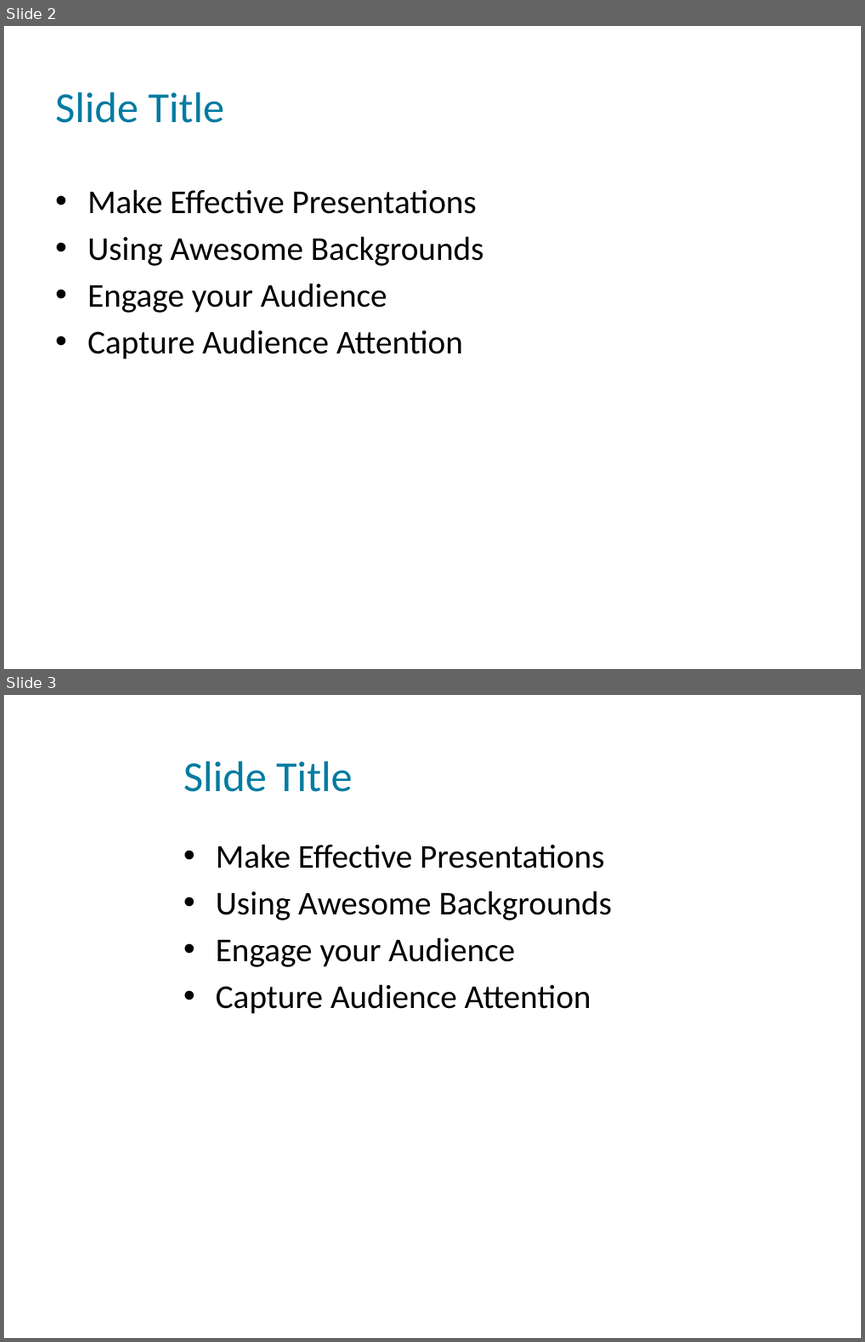
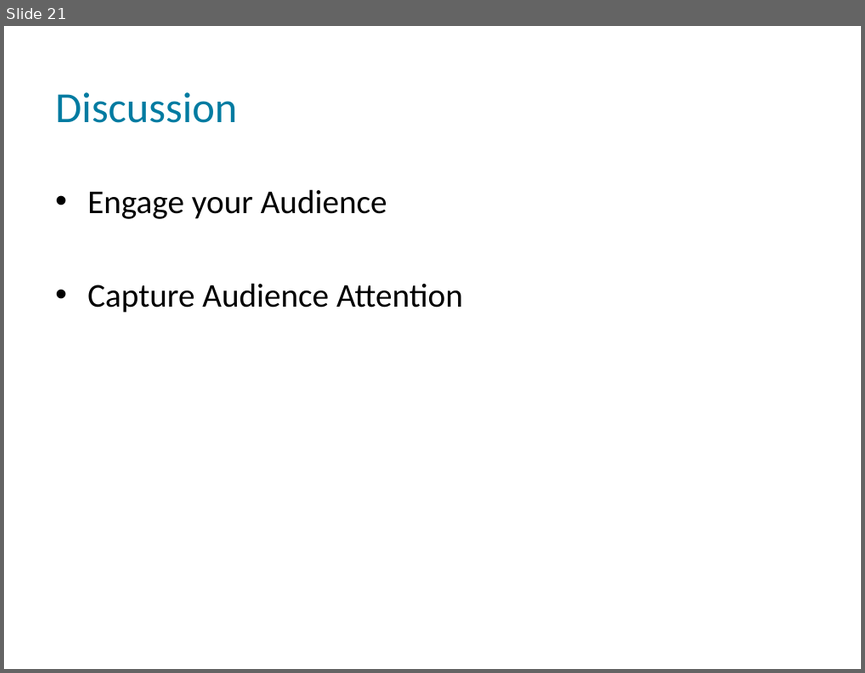
Before and after one commit to QuocVoong/R-Study-Lists, a slide deck: Medicine/5855_stethoscope_ppt/5855.pptx. Shown one above the other, each under a label of ours: slides 2 and 3 before the commit, slide 21 after it. The pictures are 865x1342 and 865x673 pixels, drawn with LibreOffice and Linux fonts; fonts in the diff are those of the drawing; background and template pictures are left out. Boxes give left, top, right and bottom in pixels: in the first picture for what was removed or moved away, otherwise in the second. Text is boxed around its words. In the diff, an @@ line names an element or a change of style, - is before the commit and + after.

```diff
--- a/Medicine/5855_stethoscope_ppt/5855.pptx
+++ b/Medicine/5855_stethoscope_ppt/5855.pptx
@@ slide 3 removed at (4, 695, 861, 1338), background picture (left out) @@
@@ title removed at (183, 761, 352, 792) @@
-Slide Title
@@ text removed at (216, 844, 612, 1014) @@
-• Make Effective Presentations
-• Using Awesome Backgrounds
-• Engage your Audience
-• Capture Audience Attention
@@ what was slide 2 is now slide 21 @@
@@ slide 21 changed as well @@
@@ title at (55, 92, 237, 123): text changed @@
-Slide Title
+Discussion
@@ text at (87, 189, 483, 266): paragraphs removed @@
-• Make Effective Presentations
-• Using Awesome Backgrounds
```
Also in this commit, not shown: 1 other slide changed, 20 slides added, 1 other slide removed.
